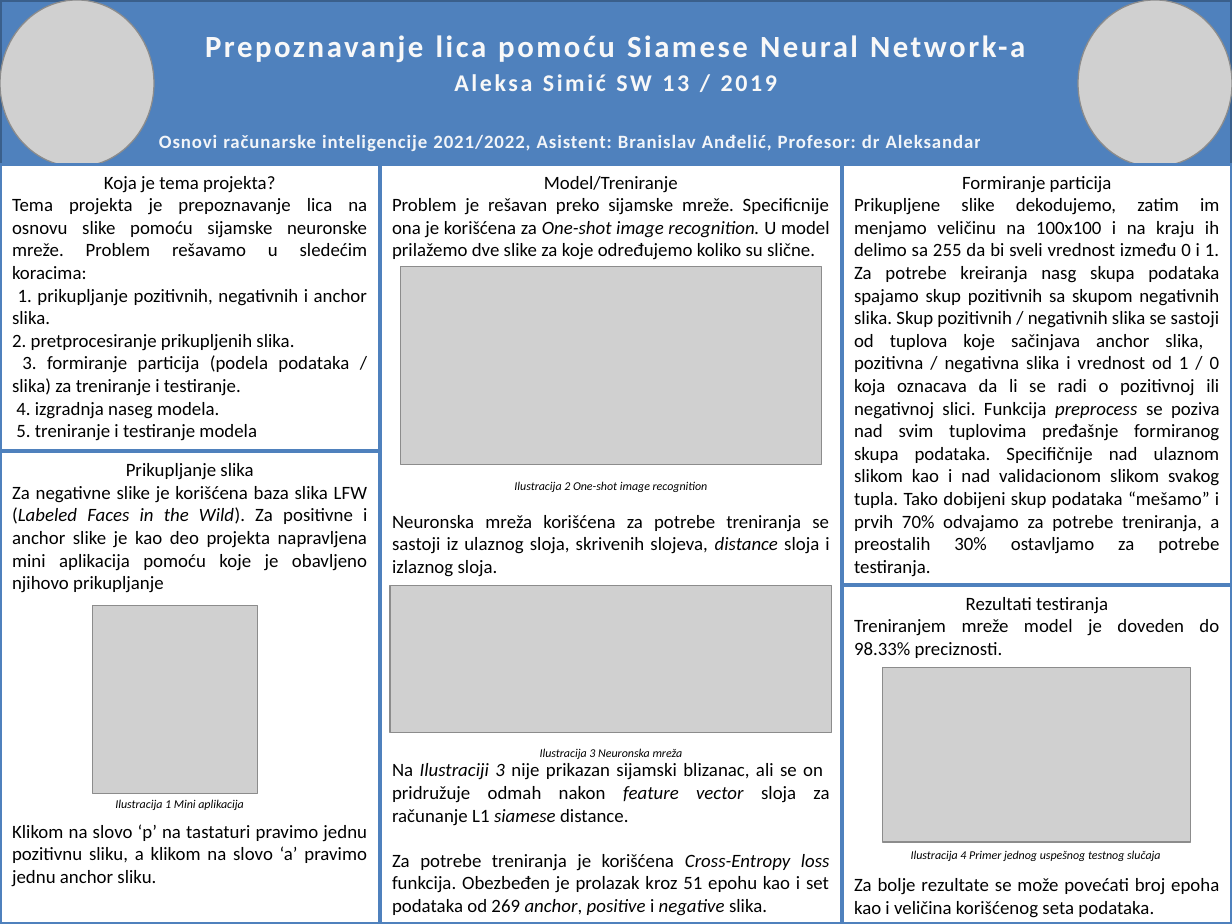
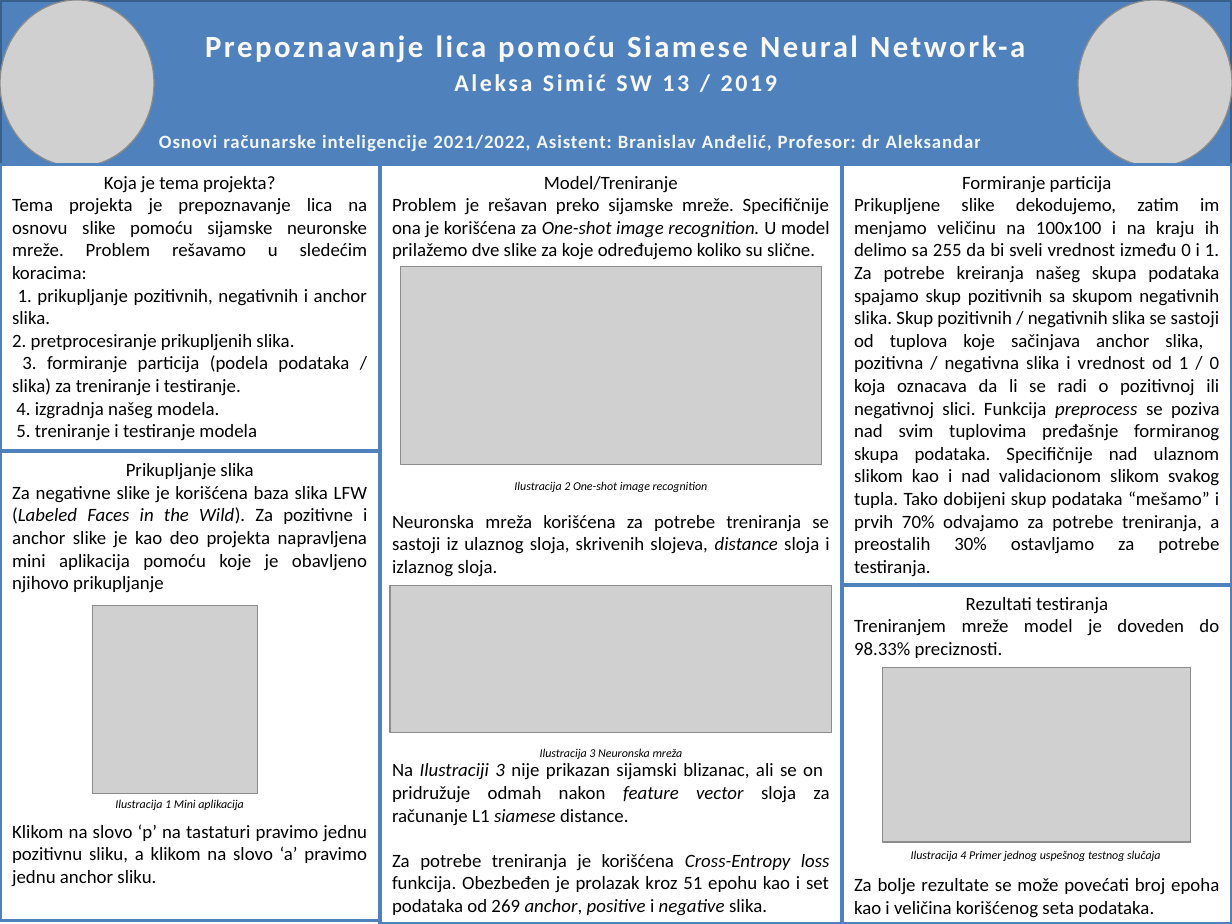
Before and after one commit to SimicAleksa/facial-recognition, a slide deck: slide 1 of Poster.pptx. Drawn at 1232x924 pixels with LibreOffice and Linux fonts; fonts in the diff are those of the drawing; grey boxes stand for pictures. Boxes give left, top, right and bottom in pixels: in the first picture for what was removed or moved away, otherwise in the second. Text is boxed around its words. In the diff, an @@ line names an element or a change of style, - is before the commit and + after.

```diff
--- a/Poster.pptx
+++ b/Poster.pptx
@@ text in rectangle at <box>392,198,830,260</box>: text changed @@
-Problem je rešavan preko sijamske mreže. Specificnije ona je korišćena za One-shot image recognition. U model prilažemo dve slike za koje određujemo koliko su slične.
+Problem je rešavan preko sijamske mreže. Specifičnije ona je korišćena za One-shot image recognition. U model prilažemo dve slike za koje određujemo koliko su slične.
@@ text in rectangle at <box>854,198,1220,577</box>: text changed @@
-Prikupljene slike dekodujemo, zatim im menjamo veličinu na 100x100 i na kraju ih delimo sa 255 da bi sveli vrednost između 0 i 1. Za potrebe kreiranja nasg skupa podataka spajamo skup pozitivnih sa skupom negativnih slika. Skup pozitivnih / negativnih slika se sastoji od tuplova koje sačinjava anchor slika, pozitivna / negativna slika i vrednost od 1 / 0 koja oznacava da li se radi o pozitivnoj ili negativnoj slici. Funkcija preprocess se poziva nad svim tuplovima pređašnje formiranog skupa podataka. Specifičnije nad ulaznom slikom kao i nad validacionom slikom svakog tupla. Tako dobijeni skup podataka “mešamo” i prvih 70% odvajamo za potrebe treniranja, a preostalih 30% ostavljamo za potrebe testiranja.
+Prikupljene slike dekodujemo, zatim im menjamo veličinu na 100x100 i na kraju ih delimo sa 255 da bi sveli vrednost između 0 i 1. Za potrebe kreiranja našeg skupa podataka spajamo skup pozitivnih sa skupom negativnih slika. Skup pozitivnih / negativnih slika se sastoji od tuplova koje sačinjava anchor slika, pozitivna / negativna slika i vrednost od 1 / 0 koja oznacava da li se radi o pozitivnoj ili negativnoj slici. Funkcija preprocess se poziva nad svim tuplovima pređašnje formiranog skupa podataka. Specifičnije nad ulaznom slikom kao i nad validacionom slikom svakog tupla. Tako dobijeni skup podataka “mešamo” i prvih 70% odvajamo za potrebe treniranja, a preostalih 30% ostavljamo za potrebe testiranja.
@@ text in rectangle at <box>16,402,219,419</box>: text changed @@
-4. izgradnja naseg modela.
+4. izgradnja našeg modela.
@@ rectangle "Prikupljanje slika": place and size @@
-rectangle "Prikupljanje slika" at <box>0,452,379,924</box>
+rectangle "Prikupljanje slika" at <box>0,452,379,920</box>
@@ text in rectangle at <box>12,486,367,593</box>: text changed @@
-Za negativne slike je korišćena baza slika LFW (Labeled Faces in the Wild). Za positivne i anchor slike je kao deo projekta napravljena mini aplikacija pomoću koje je obavljeno njihovo prikupljanje
+Za negativne slike je korišćena baza slika LFW (Labeled Faces in the Wild). Za pozitivne i anchor slike je kao deo projekta napravljena mini aplikacija pomoću koje je obavljeno njihovo prikupljanje
```
Also in this commit, not shown: 8 other files.
